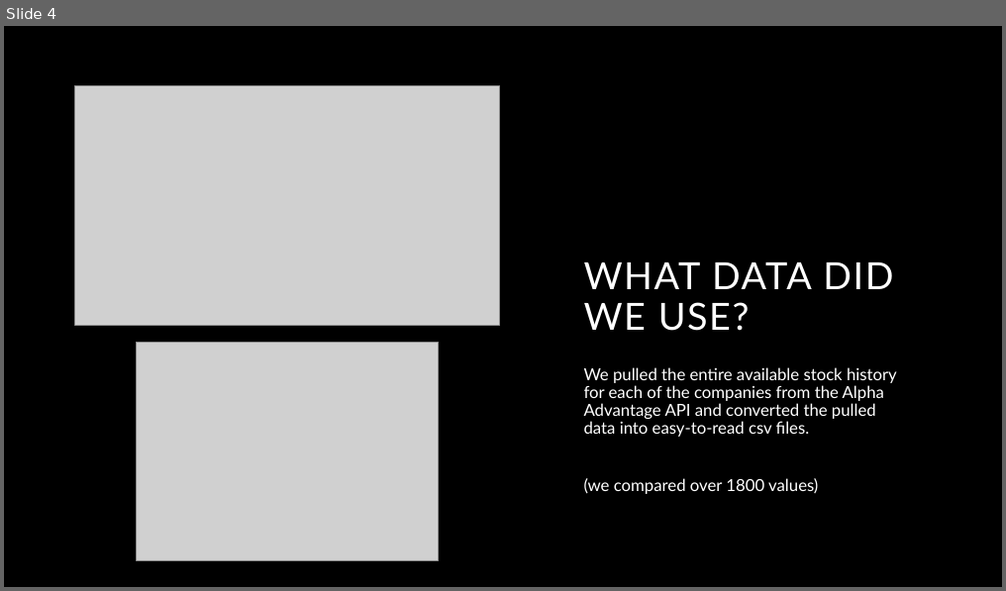
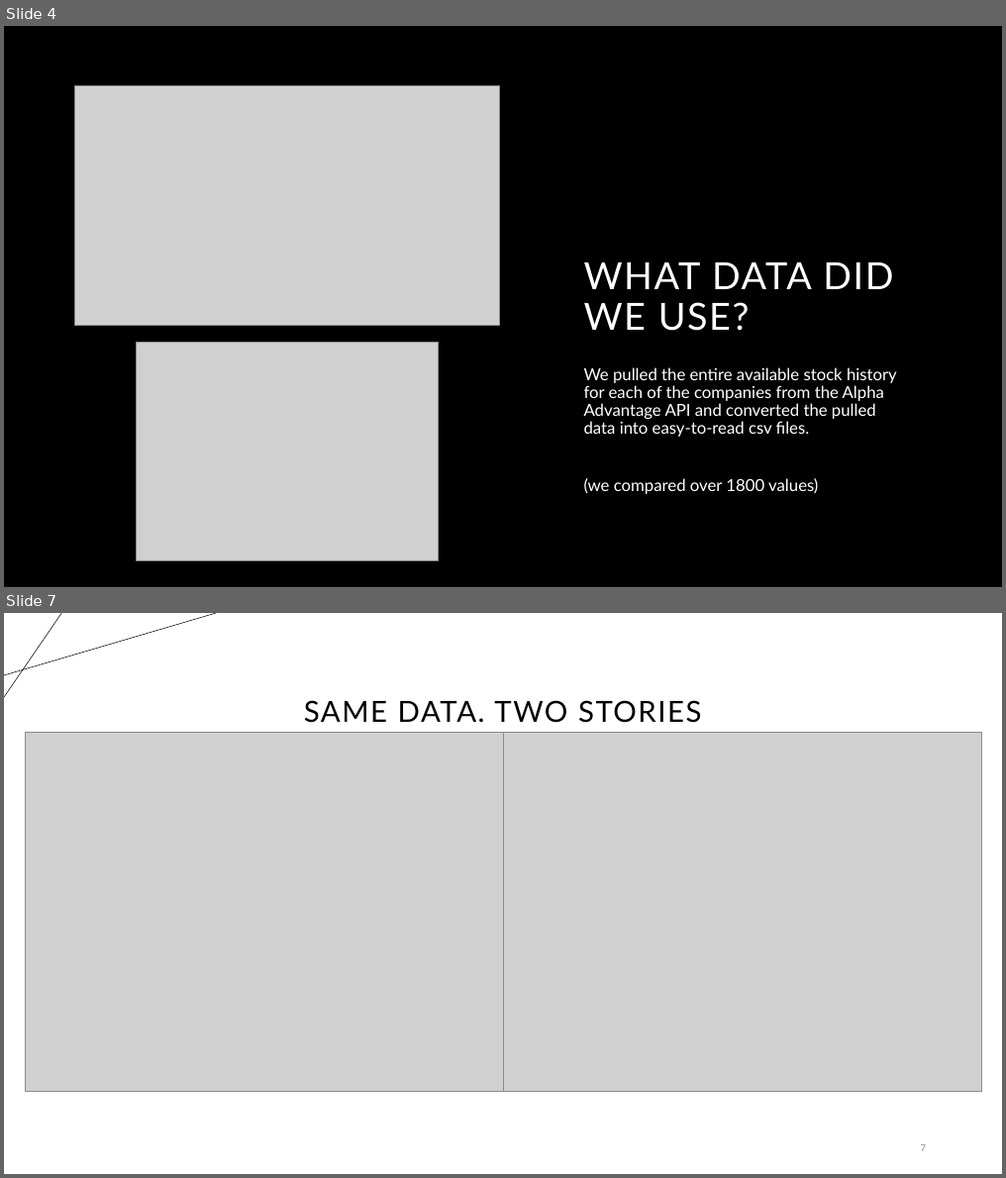
Before and after one commit to proctorsjackson/group_3_project_1, a slide deck: Powerpoint copy Jackson.pptx. Shown one above the other, each under a label of ours: slide 4 before the commit, slides 4 and 7 after it; the slides between them are not shown. The pictures are 1006x591 and 1006x1178 pixels, drawn with LibreOffice and Linux fonts; fonts in the diff are those of the drawing; grey boxes stand for pictures; background and template pictures are left out. Boxes give left, top, right and bottom in pixels: in the first picture for what was removed or moved away, otherwise in the second. Text is boxed around its words. In the diff, an @@ line names an element or a change of style, - is before the commit and + after.

```diff
--- a/Powerpoint copy Jackson.pptx
+++ b/Powerpoint copy Jackson.pptx
@@ slide 7 added at (x1=4, y1=613, x2=1002, y2=1174), background #FFFFFF @@
@@ line added from (4, 675) to (216, 613), #000000 0.5 pt @@
@@ line added from (61, 613) to (4, 697), #000000 0.5 pt @@
@@ title added at (x1=304, y1=700, x2=702, y2=723), 28 pt, text #000000 @@
+SAME DATA. TWO STORIES
@@ picture added at (x1=25, y1=733, x2=503, y2=1091) @@
@@ picture added at (x1=503, y1=733, x2=982, y2=1091) @@
@@ page number added at (x1=921, y1=1145, x2=926, y2=1152), 9 pt, text #8C8C8C @@
+7
```
Also in this commit, not shown: 7 slides changed, 3 other slides added, 2 other files.
